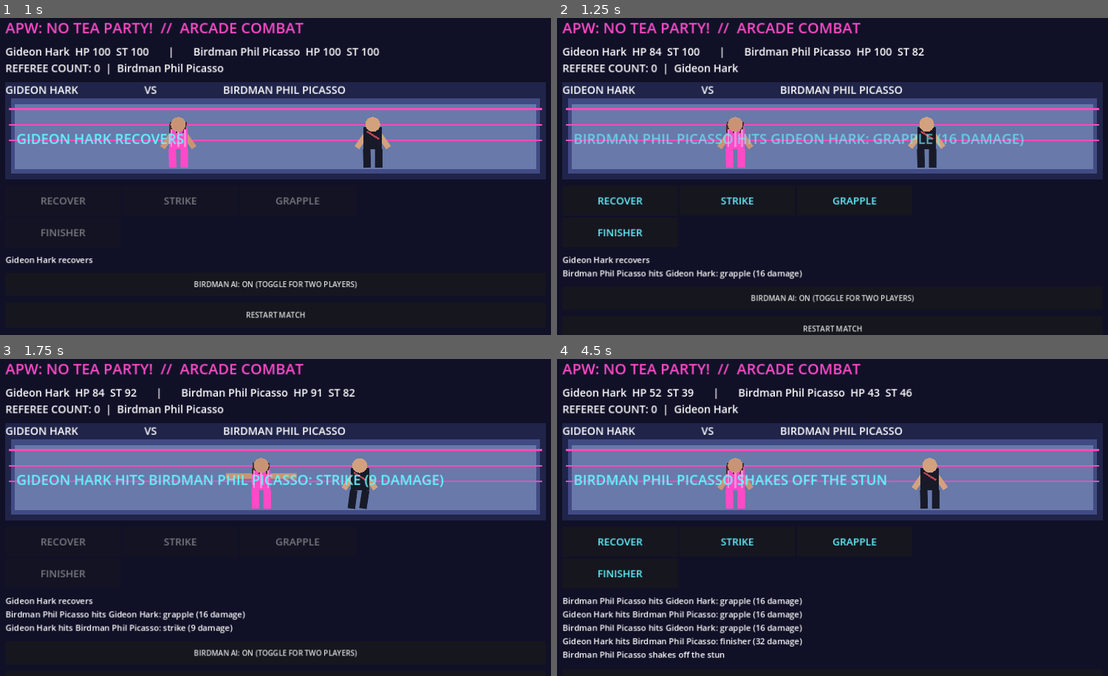
Above: before the commit, frames 1-4 (two rows, left to right).
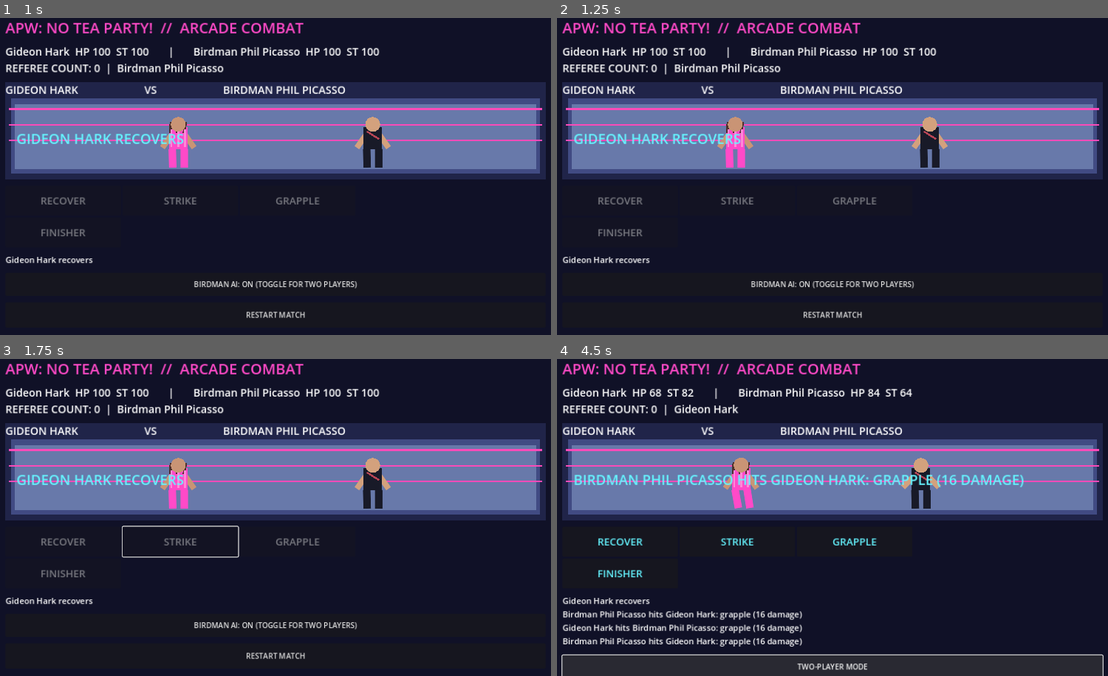
Above: after the commit, the same moments.

Repository: Cardinalrampolla/APW-NO-TEA-PARTY
Game: Godot game, scene res://combat_arcade.tscn
The game is run twice, just before and just after one commit, with the same random seed, the same clock (stepped at 60 frames per second) and the same inputs.
Inputs (mouse positions are in pixels of both pictures, inside the frame that each line leads up to):
- Up to frame 1 (1 s): click "RECOVER" at 0.5 s
- Up to frame 2 (1.25 s): no input
- Up to frame 3 (1.75 s): click (181, 542) at 1.25 s, where only the run before the commit has a clickable "STRIKE"
- Up to frame 4 (4.5 s): click "GRAPPLE" at 2 s; click (617, 574) at 2.75 s, where only the run before the commit has a clickable "FINISHER"; tap Enter (ui_accept) at 3.5, 3.77 s; hold Right 3.53-4.25 s; tap R at 3.6 s; click (832, 666) at 4.25 s, where only the run after the commit has a clickable "BIRDMAN AI: ON (TOGGLE FOR TW…"

Frame 1 is identical in both runs. In frame 2, 5.0% of the frame differs, in the area x 1-85%, y 9-100%; in frame 3, 5.8%; in frame 4, 8.7%, in the area x 0-100%, y 9-100%.

Commit message:
Allow full wrestling animation to finish before AI turn

Diff:
--- a/combat_arcade.gd
+++ b/combat_arcade.gd
@@ -123,7 +123,7 @@
         animating = true
         ring_view.play_move(action, actor, game.pin_target, game.pin_count, game.winner)
         _refresh()
-        await get_tree().create_timer(0.6).timeout
+        await get_tree().create_timer(1.25).timeout
         if not is_inside_tree():
             return
         _run_ai_turns()
